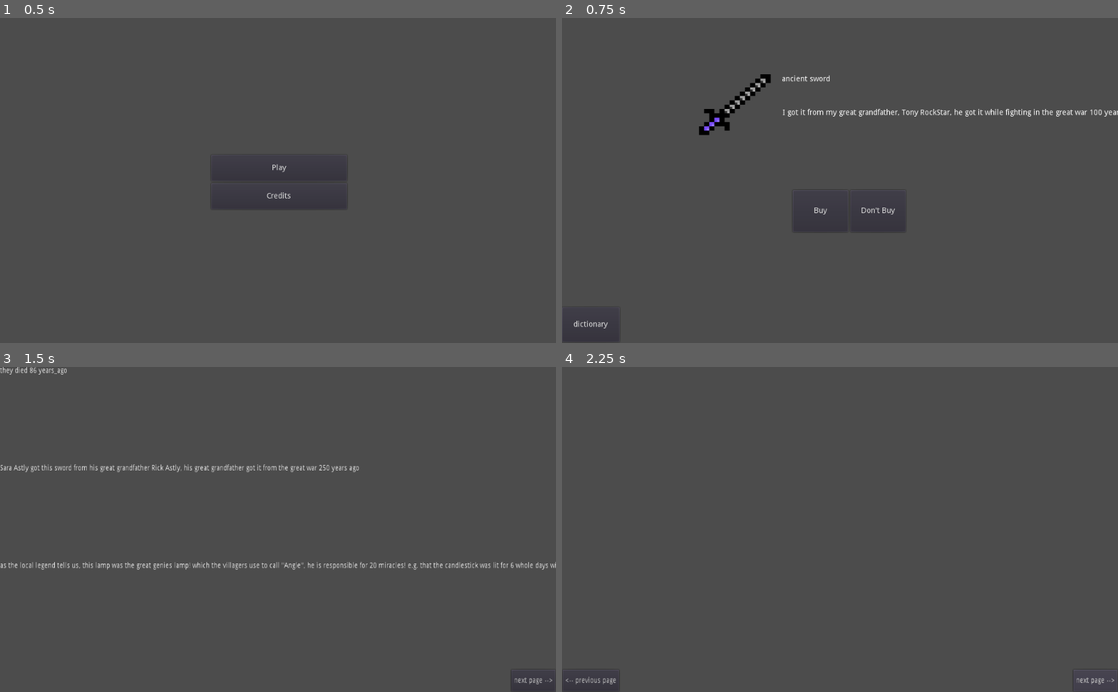
Above: before the commit, frames 1-4 (two rows, left to right).
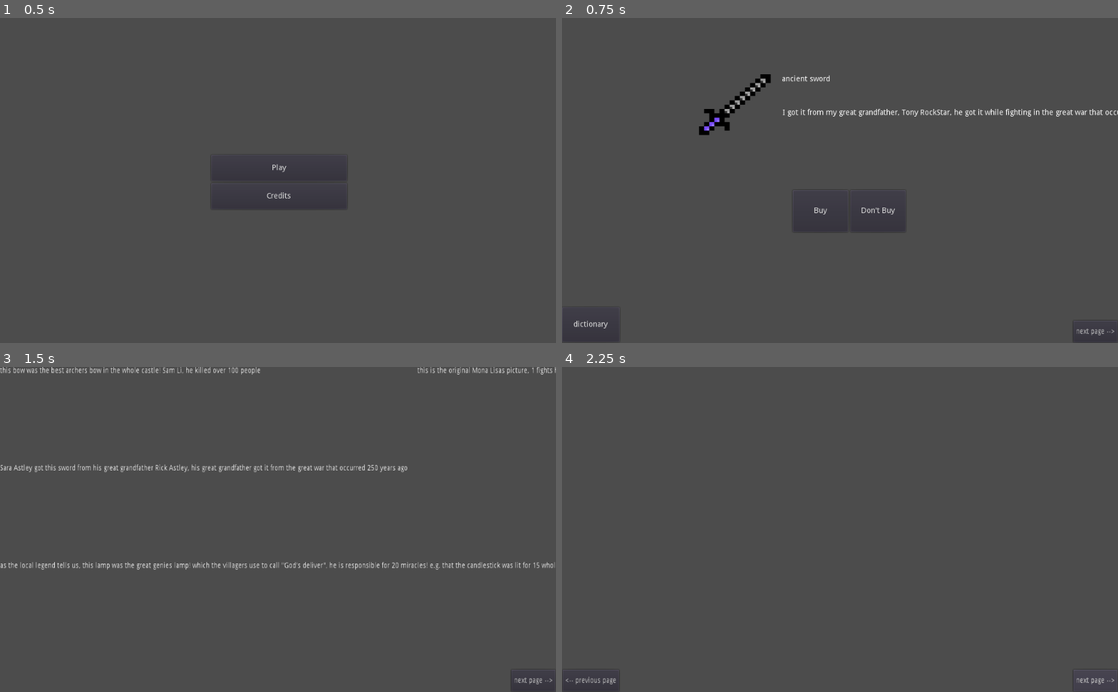
Above: after the commit, the same moments.

Repository: Birdoflames/BrackeysGameJam
Game: Godot game, scene res://Start_Scene.tscn
Same seed, same stepped clock (60 frames per second), same inputs: the game is played once before the commit and once after it.
Inputs:
- Up to frame 1 (0.5 s): no input
- Up to frame 2 (0.75 s): click "Play" at 0.5 s
- Up to frame 3 (1.5 s): click "dictionary" at 1.25 s
- Up to frame 4 (2.25 s): click "next page -->" at 2 s

Frame 1 is identical in both runs. In frame 2, 0.1% of the frame differs, in the area x 91-100%, y 27-100%; in frame 3, 1.7%, in the area x 1-100%, y 0-63%; in frame 4, nothing differs.
Error in both runs: Invalid call. Nonexistent function 'dictionary_story' in base 'Sprite'. (res://Dictonary.gd:22)

Commit message:
sprites almost done

Diff:
--- a/Bow.gd
+++ b/Bow.gd
@@ -2,14 +2,33 @@
 
 var random = RandomNumberGenerator.new()
 var something = random.randomize()
-var years_ago = rnd(1, 130)
+var killed = 10*rnd(4,12)
+var archers_name = ""
+var chosen_name = rnd(0,4)
 
 func rnd(start, end):
 	return random.randi_range(start, end)
 
 func story():
-	years_ago = rnd(1, 130)
-	var story = "we died " + str(years_ago) + " year ago"
+	if chosen_name == 0:
+		 archers_name = "Sam Li"
+
+	elif chosen_name == 1:
+		 archers_name = "Sara Astley"
+
+	elif chosen_name == 2:
+		 archers_name = "John RockStar"
+
+	elif chosen_name == 3:
+		 archers_name = "Morty Young"
+
+	elif chosen_name == 4:
+		 archers_name = "Coby Bond"
+
+	else:
+		 archers_name = "David Smith"
+
+	var story = "this bow was the best archer’s bow in the whole castle! "+archers_name+", he killed over "+str(killed)+" people!"
 
 	return story
 
@@ -18,6 +37,6 @@
 	story()
 
 func dictionary_story():
-	var dictionary_story = "they died " + str(years_ago) + " years_ago"
+	var dictionary_story = "this bow was the best archer’s bow in the whole castle! "+archers_name+", he killed over "+str(killed)+" people"
 
 	get_parent().get_node("page 1/ancient bow label").text = dictionary_story
--- a/Dictonary.gd
+++ b/Dictonary.gd
@@ -28,8 +28,6 @@
 #func _on_Timer_timeout():
 
 
-
-
 func _on_page_1_button_pressed():
 	get_parent().get_node("Artifacts_book/page 1").show()
 	get_parent().get_node("Artifacts_book/page 2").hide()
--- a/Dictonary.tscn
+++ b/Dictonary.tscn
@@ -18,6 +18,11 @@
 [ext_resource path="res://ancient sword.gd" type="Script" id=16]
 [ext_resource path="res://gene's oil lamp.gd" type="Script" id=17]
 [ext_resource path="res://mona lisa's picture.gd" type="Script" id=18]
+[ext_resource path="res://diamond necklace.gd" type="Script" id=19]
+[ext_resource path="res://cup.gd" type="Script" id=20]
+[ext_resource path="res://axe.gd" type="Script" id=21]
+[ext_resource path="res://vase.gd" type="Script" id=22]
+[ext_resource path="res://lamp.gd" type="Script" id=23]
 
 [node name="Artifacts_book" type="Node2D"]
 scale = Vector2( 0.848288, 1 )
@@ -62,30 +67,35 @@
 position = Vector2( 375.212, 160 )
 scale = Vector2( 1.38968, 1 )
 texture = ExtResource( 7 )
+script = ExtResource( 19 )
 
 [node name="cup" type="Sprite" parent="."]
 visible = false
 position = Vector2( 375.212, 160 )
 scale = Vector2( 1.38968, 1 )
 texture = ExtResource( 8 )
+script = ExtResource( 20 )
 
 [node name="axe" type="Sprite" parent="."]
 visible = false
 position = Vector2( 375.212, 160 )
 scale = Vector2( 1.38968, 1 )
 texture = ExtResource( 10 )
+script = ExtResource( 21 )
 
 [node name="vase" type="Sprite" parent="."]
 visible = false
 position = Vector2( 375.212, 160 )
 scale = Vector2( 1.38968, 1 )
 texture = ExtResource( 15 )
+script = ExtResource( 22 )
 
 [node name="lamp" type="Sprite" parent="."]
 visible = false
 position = Vector2( 375.212, 160 )
 scale = Vector2( 1.38968, 1 )
 texture = ExtResource( 11 )
+script = ExtResource( 23 )
 
 [node name="candlestick" type="Sprite" parent="."]
 visible = false
@@ -106,7 +116,6 @@
 texture = ExtResource( 12 )
 
 [node name="page 1" type="Node2D" parent="."]
-visible = false
 
 [node name="page 2 button" type="Button" parent="page 1"]
 margin_left = 1110.0
@@ -141,7 +150,7 @@
 "_edit_use_anchors_": false
 }
 
-[node name="Label4" type="Label" parent="page 1"]
+[node name="mona lisa\'s picture label" type="Label" parent="page 1"]
 margin_left = 905.894
 margin_right = 1205.89
 margin_bottom = 140.0
@@ -149,75 +158,24 @@
 "_edit_use_anchors_": false
 }
 
-[node name="Label5" type="Label" parent="page 1"]
-margin_left = 905.894
-margin_top = 180.0
-margin_right = 1205.89
-margin_bottom = 320.0
-__meta__ = {
-"_edit_use_anchors_": false
-}
-
-[node name="Label6" type="Label" parent="page 1"]
-margin_left = 905.894
-margin_top = 360.0
-margin_right = 1205.89
-margin_bottom = 500.0
-__meta__ = {
-"_edit_use_anchors_": false
-}
-
 [node name="page 2" type="Node2D" parent="."]
 visible = false
 
-[node name="Label4" type="Label" parent="page 2"]
-margin_right = 300.0
-margin_bottom = 140.0
-__meta__ = {
-"_edit_use_anchors_": false
-}
-
-[node name="Label5" type="Label" parent="page 2"]
-margin_top = 180.0
-margin_right = 300.0
-margin_bottom = 320.0
-__meta__ = {
-"_edit_use_anchors_": false
-}
-
-[node name="Label6" type="Label" parent="page 2"]
-margin_top = 360.0
-margin_right = 300.0
-margin_bottom = 500.0
-__meta__ = {
-"_edit_use_anchors_": false
-}
-
-[node name="Label7" type="Label" parent="page 2"]
-margin_left = 905.894
-margin_right = 1205.89
-margin_bottom = 140.0
-__meta__ = {
-"_edit_use_anchors_": false
-}
-
-[node name="Label8" type="Label" parent="page 2"]
-margin_left = 905.894
-margin_top = 180.0
-margin_right = 1205.89
-margin_bottom = 320.0
-__meta__ = {
-"_edit_use_anchors_": false
-}
-
-[node name="Label9" type="Label" parent="page 2"]
-margin_left = 905.894
-margin_top = 360.0
-margin_right = 1205.89
-margin_bottom = 500.0
-__meta__ = {
-"_edit_use_anchors_": false
-}
+[node name="diamond necklace label" type="Label" parent="page 2"]
+margin_right = 40.0
+margin_bottom = 14.0
+
+[node name="cup label" type="Label" parent="page 2"]
+margin_right = 40.0
+margin_bottom = 14.0
+
+[node name="vase label" type="Label" parent="page 2"]
+margin_right = 40.0
+margin_bottom = 14.0
+
+[node name="axe label" type="Label" parent="page 2"]
+margin_right = 40.0
+margin_bottom = 14.0
 
 [node name="page 3 button" type="Button" parent="page 2"]
 margin_left = 1110.0
@@ -251,6 +209,10 @@
 __meta__ = {
 "_edit_use_anchors_": false
 }
+
+[node name="lamp label" type="Label" parent="page 3"]
+margin_right = 40.0
+margin_bottom = 14.0
 
 [connection signal="pressed" from="page 1/page 2 button" to="." method="_on_page_2_button_pressed"]
 [connection signal="pressed" from="page 2/page 3 button" to="." method="_on_page_3_button_pressed"]
--- a/ancient sword.gd
+++ b/ancient sword.gd
@@ -11,26 +11,27 @@
 func rnd(start, end):
 	return random.randi_range(start, end)
 
+
 func story():
 	if chosen_name == 0:
 		 great_grandfathers_name = "Stan Li"
 
 	elif chosen_name == 1:
-		 great_grandfathers_name = "Rick Astly"
+		 great_grandfathers_name = "Rick Astley"
 
 	elif chosen_name == 2:
 		 great_grandfathers_name = "Tony RockStar"
 
 	elif chosen_name == 3:
-		 great_grandfathers_name = "James young"
+		 great_grandfathers_name = "James Young"
 
 	elif chosen_name == 4:
-		 great_grandfathers_name = "Thanos bond"
+		 great_grandfathers_name = "Thanos Bond"
 
 	else:
 		 great_grandfathers_name = "Jerry Smith"
 
-	var story = "I got it from my great grandfather, " +great_grandfathers_name +", he got it while fighting in the great war "+ str(years_ago) +" years ago"
+	var story = "I got it from my great grandfather, " +great_grandfathers_name +", he got it while fighting in the great war that occurred "+ str(years_ago) +" years ago"
 
 	return story
 
@@ -43,13 +44,13 @@
 		 sellers_name = "Sam Li"
 
 	elif chosen_name == 1:
-		 sellers_name = "Sara Astly"
+		 sellers_name = "Sara Astley"
 
 	elif chosen_name == 2:
 		 sellers_name = "John RockStar"
 
 	elif chosen_name == 3:
-		 sellers_name = "morty Young"
+		 sellers_name = "Morty Young"
 
 	elif chosen_name == 4:
 		 sellers_name = "Coby Bond"
@@ -57,6 +58,6 @@
 	else:
 		 sellers_name = "David Smith"
 
-	var dictionary_story = sellers_name + " got this sword from his great grandfather "+ great_grandfathers_name +", his great grandfather got it from the great war "+ str(years_ago)+ " years ago"
+	var dictionary_story = sellers_name + " got this sword from his great grandfather "+ great_grandfathers_name +", his great grandfather got it from the great war that occurred "+ str(years_ago)+ " years ago"
 
 	get_parent().get_node("page 1/ancient sword label").text = dictionary_story
--- /dev/null
+++ b/axe.gd
@@ -0,0 +1,24 @@
+extends Sprite
+
+var random = RandomNumberGenerator.new()
+var something = random.randomize()
+
+var killed = rnd(40,80)
+var years_ago = 50*rnd(1,5)
+
+
+func rnd(start, end):
+	return random.randi_range(start, end)
+
+
+func _ready():
+	story()
+
+func story():
+	var story = "this axe killed over "+str(killed)+" people in the great war that occurred "+str(years_ago)+" years ago!"
+	return story
+
+func dictionary_story():
+	var dictionary_story = "this axe killed over "+str(killed)+" people in the great war that occurred "+str(years_ago)+" years ago!"
+
+	get_parent().get_node("page 2/axe label").text = dictionary_story
--- /dev/null
+++ b/cup.gd
@@ -0,0 +1,41 @@
+extends Sprite
+
+var random = RandomNumberGenerator.new()
+var something = random.randomize()
+
+var years_ago = rnd(10,20)
+var royalty_name = ""
+var sellers_name = ""
+var chosen_name = rnd(0,2)
+
+func rnd(start, end):
+	return random.randi_range(start, end)
+
+
+func _ready():
+	story()
+
+func story():
+	if chosen_name == 0:
+		royalty_name = "King Pierce"
+		sellers_name = "Sam Li"
+
+	elif chosen_name == 1:
+		royalty_name = "King Andres"
+		sellers_name = "Sara Astley"
+
+	elif chosen_name == 2:
+		royalty_name = "Queen Juno"
+		sellers_name = "John RockStar"
+	else:
+		royalty_name = "Queen Anne"
+		sellers_name = "Morty Young"
+
+
+	var story = "this was the cup I served "+royalty_name+" with for "+str(years_ago)+" years"
+	return story
+
+func dictionary_story():
+	var dictionary_story = "the cup "+sellers_name+" used to serve "+royalty_name+" for "+str(years_ago)+" years."
+
+	get_parent().get_node("page 2/cup label").text = dictionary_story
--- /dev/null
+++ b/diamond necklace.gd
@@ -0,0 +1,47 @@
+extends Sprite
+
+var random = RandomNumberGenerator.new()
+var something = random.randomize()
+
+var chosen_name = rnd(0,2)
+var royalty_name = ""
+var queen_or_king = ""
+var years = rnd(5,15)
+var seller_name = ""
+
+func rnd(start, end):
+	return random.randi_range(start, end)
+
+
+func _ready():
+	story()
+
+func story():
+	if chosen_name == 0:
+		royalty_name = "King Pierce"
+		queen_or_king = "him"
+		seller_name = "Sam Li"
+
+	elif chosen_name == 1:
+		royalty_name = "King Andres"
+		queen_or_king = "him"
+		seller_name = "Sara Astley"
+
+	elif chosen_name == 2:
+		royalty_name = "Queen Juno"
+		queen_or_king = "her"
+		seller_name = "John RockStar"
+	else:
+		royalty_name = "Queen Anne"
+		queen_or_king = "her"
+		seller_name = "Morty Young"
+
+
+	var story = "this necklace was "+royalty_name+" necklace! I served "+queen_or_king+" for "+str(years)+" years."
+
+	return story
+
+func dictionary_story():
+	var dictionary_story = "this necklace was "+royalty_name+" necklace! "+seller_name+ "served "+queen_or_king+" for "+years+" years."
+
+	get_parent().get_node("page 2/diamond necklace label").text = dictionary_story
--- /dev/null
+++ b/lamp.gd
@@ -0,0 +1,50 @@
+extends Sprite
+
+
+var random = RandomNumberGenerator.new()
+
+var royalty_name = ""
+var room = ""
+var source = ""
+var chosen_name = rnd(0,2)
+var chosen_source = rnd(0,1)
+var chosen_room = rnd(0,1)
+
+func rnd(start, end):
+	random.randomize()
+	return random.randi_range(start, end)
+
+
+func _ready():
+	story()
+
+func story():
+	if chosen_name == 0:
+		royalty_name = "King Pierce"
+
+	elif chosen_name == 1:
+		royalty_name = "King Andres "
+
+	elif chosen_name == 2:
+		royalty_name = "Queen Juno "
+
+	else:
+		royalty_name = "Queen Anne "
+
+	if chosen_room == 1:
+		room = "living room"
+		room = "bedroom"
+
+	if chosen_source == 0:
+		source = "oil"
+	else:
+		source = "electricity"
+
+
+	var story = "this lamp was "+royalty_name +room+" lamp! it was the first lamp that worked on "+source
+	return story
+
+func dictionary_story():
+	var dictionary_story = "this lamp was "+royalty_name +room+" lamp! it was the first lamp that worked on "+source
+
+	get_parent().get_node("page 3/lamp label").text = dictionary_story
--- a/mona lisa's picture.gd
+++ b/mona lisa's picture.gd
@@ -3,11 +3,8 @@
 var random = RandomNumberGenerator.new()
 var something = random.randomize()
 
-var chosen_name = rnd(0,2)
-
-var miracles_count = rnd(10,24)
-var lit_for = rnd(5,15)
-var genies_name = ""
+var fights_count = (rnd(1,3))
+var died_for = 10*rnd(2,10)
 
 
 func rnd(start, end):
@@ -18,23 +15,10 @@
 	story()
 
 func story():
-	if chosen_name == 0:
-		 genies_name = "Angle"
+	var story = "this is the original Mona Lisa’s picture, "+str(fights_count)+" fights have started because of it, and over "+str(died_for)+" people died while trying to get it!"
+	return story
 
-	elif chosen_name == 1:
-		 genies_name = "God's deliver"
+func dictionary_story():
+	var dictionary_story = "this is the original Mona Lisa’s picture, "+str(fights_count)+" fights has started because of it and over "+str(died_for)+" people died while trying to get it!"
 
-	elif chosen_name == 2:
-		 genies_name = "Aladin"
-
-
-	else:
-		 genies_name = "Jerry Smith"
-
-	var story = "tales tell this lamp was the great Genie’s lamp, the villagers around call him "+ genies_name+", he is responsible for "+str(miracles_count)+" miracles! e.g. that the candlestick was lit for "+ str(lit_for) +" whole days without any fuel."
-
-	return story
-func dictionary_story():
-	var dictionary_story = 'as the local legend tells us, this lamp was the great genie’s lamp! which the villagers use to call "'+ genies_name +'", he is responsible for '+str(miracles_count) +' miracles! e.g. that the candlestick was lit for ' +str(lit_for)+ ' whole days without any fuel.'
-
-	get_parent().get_node("page 1/gene's oil lamp label").text = dictionary_story
+	get_parent().get_node("page 1/mona lisa's picture label").text = dictionary_story
--- /dev/null
+++ b/vase.gd
@@ -0,0 +1,29 @@
+extends Sprite
+
+var random = RandomNumberGenerator.new()
+var something = random.randomize()
+
+var liquid = ""
+var chosen_liquid = rnd(0,1)
+var years_ago = 50*rnd(1, 5)
+
+func rnd(start, end):
+	return random.randi_range(start, end)
+
+
+func _ready():
+	story()
+
+func story():
+	if chosen_liquid == 0:
+		liquid = "water"
+	else:
+		liquid = "wine"
+
+	var story = "this is the vase that was used to transfer "+liquid+" to the warriors in the great war that occurred "+str(years_ago)+" years ago"
+	return story
+
+func dictionary_story():
+	var dictionary_story = "this is the vase that was used to transfer "+liquid+" to the warriors in the great war that occurred "+str(years_ago)+" years ago"
+
+	get_parent().get_node("page 2/vase label").text = dictionary_story
Not shown: 1 places in Dictonary.tscn that only renumber resources
